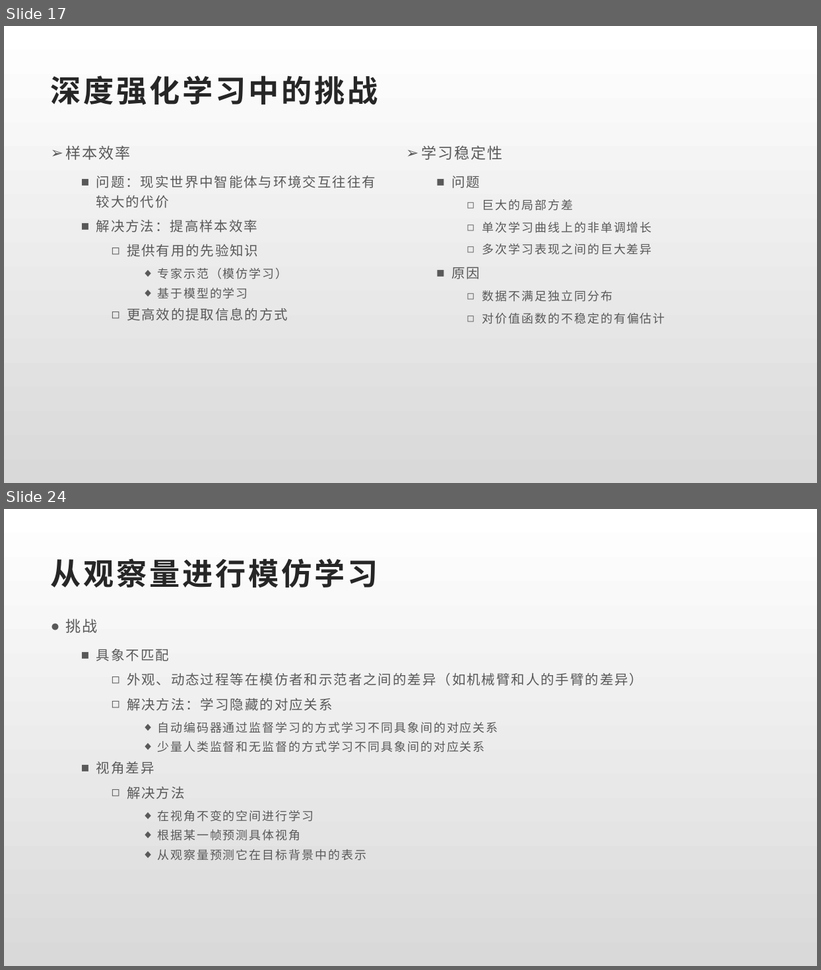
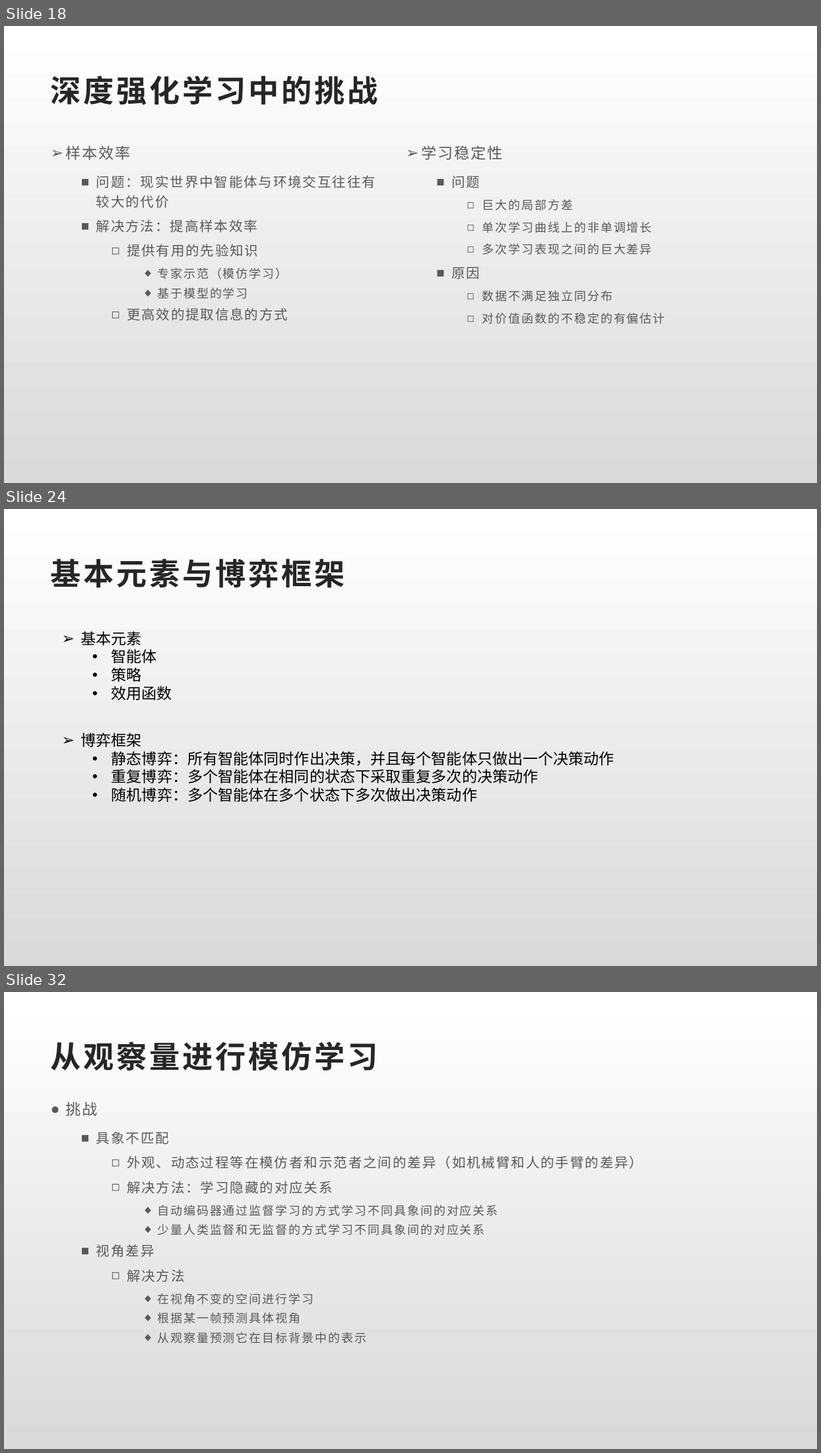
Before and after one commit to youchenlong/Code, a slide deck: Python/RL/深度强化学习.pptx. Shown one above the other, each under a label of ours: slides 17 and 24 before the commit, slides 18, 24 and 32 after it; the slides between them are not shown. The pictures are 821x970 and 821x1453 pixels, drawn with LibreOffice and Linux fonts; fonts in the diff are those of the drawing; background and template pictures are left out. Boxes give left, top, right and bottom in pixels: in the first picture for what was removed or moved away, otherwise in the second. Text is boxed around its words. In the diff, an @@ line names an element or a change of style, - is before the commit and + after.

```diff
--- a/Python/RL/深度强化学习.pptx
+++ b/Python/RL/深度强化学习.pptx
@@ slide 24 added at (4, 509, 817, 966), background gradient #FFFFFF to #D9D9D9 @@
@@ title added at (51, 559, 345, 588), 36 pt, text #262626, bold @@
+基本元素与博弈框架
@@ text added at (81, 631, 172, 700), 18 pt, text #000000 @@
+➢ 基本元素
+  • 智能体
+  • 策略
+  • 效用函数
@@ text added at (81, 733, 614, 802), 18 pt, text #000000 @@
+➢ 博弈框架
+  • 静态博弈：所有智能体同时作出决策，并且每个智能体只做出一个决策动作
+  • 重复博弈：多个智能体在相同的状态下采取重复多次的决策动作
+  • 随机博弈：多个智能体在多个状态下多次做出决策动作
@@ what was slide 17 is now slide 18 @@
@@ what was slide 24 is now slide 32 @@
```
Also in this commit, not shown: 11 slides changed, 7 other slides added, 27 other files.
